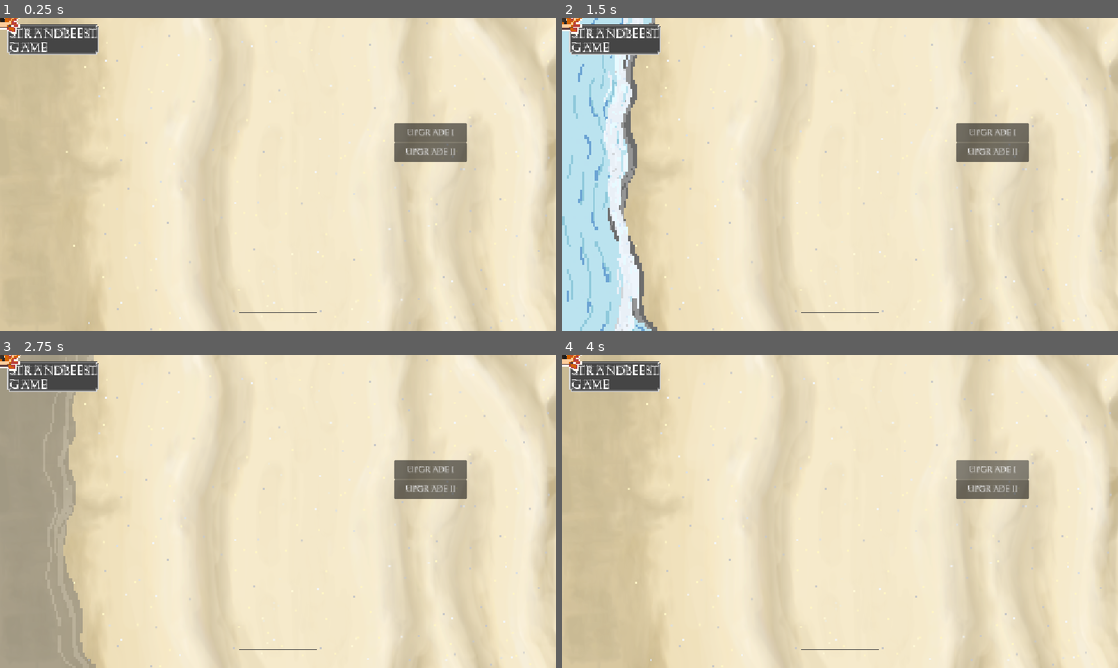
Above: before the commit, frames 1-4 (two rows, left to right).
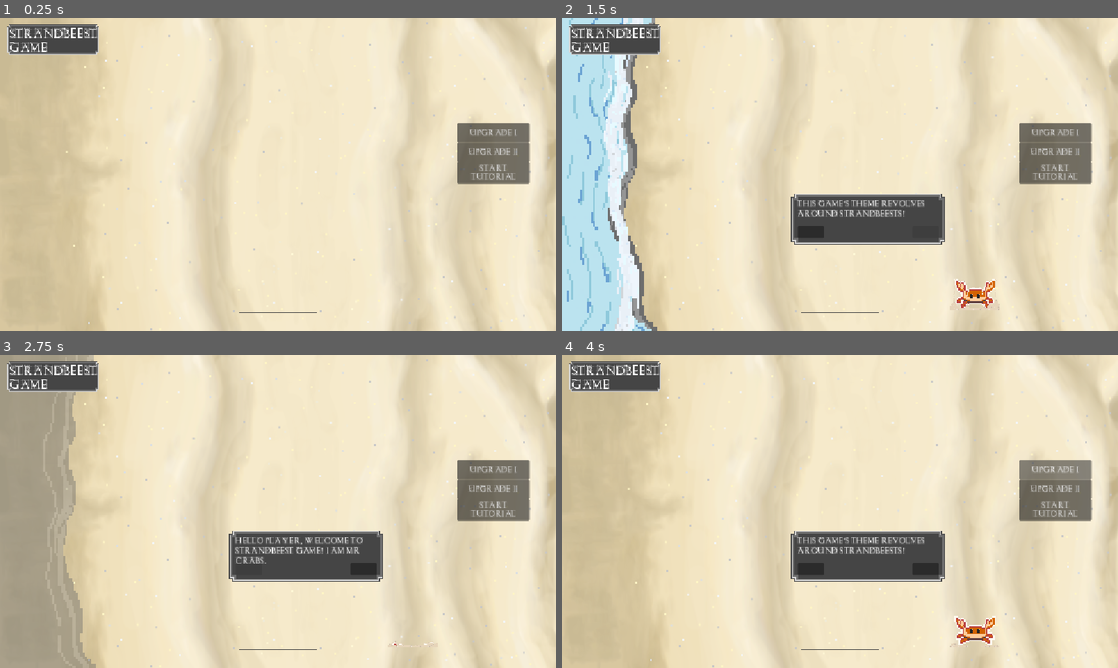
Above: after the commit, the same moments.

Repository: ArifD2286/Strandbeest-Game
Game: Godot game, scene res://Game.tscn
Same seed, same stepped clock (60 frames per second), same inputs: the game is played once before the commit and once after it.
Inputs (mouse positions are in pixels of both pictures, inside the frame that each line leads up to; where the layout moved, square brackets give the same spot in the first picture):
- Up to frame 1 (0.25 s): no input
- Up to frame 2 (1.5 s): click (1056, 171) [562, 21] at 0.5 s; click (923, 230) [562, 21] at 1.25 s
- Up to frame 3 (2.75 s): click (250, 567) [0, 358] at 2 s
- Up to frame 4 (4 s): click (923, 567) [562, 358] at 2.75 s; click "Upgrade i" at 3.5 s

The runs differ from the first frame. In frame 1, 3.9% of the frame differs, in the area x 0-96%, y 0-54%; in frame 2, 8.8%, in the area x 0-96%, y 0-94%; in frame 3, 8.4%; in frame 4, 8.8%.
Error before the commit: Invalid assignment of property or key 'visibile' with value of type 'bool' on a base object of type 'Label'. (res://tutorial.gd:24)

Commit message:
Update 4.2
Changes:
- Continued on tutorial mechanics (unfinished)
- Added crab's spawning animation

Bugs:
- Crab idle animation does not play once crab spawning animation finishes

Diff:
--- a/strandbeest-game/Game.tscn
+++ b/strandbeest-game/Game.tscn
@@ -20,6 +20,7 @@
 [ext_resource type="Script" uid="uid://bm8kge4b8egxa" path="res://cloud_3.gd" id="18_cpsxm"]
 [ext_resource type="Texture2D" uid="uid://osjvb633a141" path="res://assets/crab idle.png" id="18_wuoie"]
 [ext_resource type="Script" uid="uid://dcw15ic0gam3p" path="res://tutorial.gd" id="20_cpsxm"]
+[ext_resource type="Texture2D" uid="uid://uv5kp0kxoone" path="res://assets/Sand.png" id="20_hmewc"]
 
 [sub_resource type="RectangleShape2D" id="RectangleShape2D_gta21"]
 
@@ -30,6 +31,86 @@
 [sub_resource type="AtlasTexture" id="AtlasTexture_cpsxm"]
 atlas = ExtResource("18_wuoie")
 region = Rect2(70, 0, 70, 48)
+
+[sub_resource type="AtlasTexture" id="AtlasTexture_7ged1"]
+atlas = ExtResource("20_hmewc")
+region = Rect2(0, 0, 70, 48)
+
+[sub_resource type="AtlasTexture" id="AtlasTexture_0mevm"]
+atlas = ExtResource("20_hmewc")
+region = Rect2(70, 0, 70, 48)
+
+[sub_resource type="AtlasTexture" id="AtlasTexture_w2501"]
+atlas = ExtResource("20_hmewc")
+region = Rect2(140, 0, 70, 48)
+
+[sub_resource type="AtlasTexture" id="AtlasTexture_jsoai"]
+atlas = ExtResource("20_hmewc")
+region = Rect2(210, 0, 70, 48)
+
+[sub_resource type="AtlasTexture" id="AtlasTexture_bisgb"]
+atlas = ExtResource("20_hmewc")
+region = Rect2(280, 0, 70, 48)
+
+[sub_resource type="AtlasTexture" id="AtlasTexture_y5ctq"]
+atlas = ExtResource("20_hmewc")
+region = Rect2(350, 0, 70, 48)
+
+[sub_resource type="AtlasTexture" id="AtlasTexture_w7ht3"]
+atlas = ExtResource("20_hmewc")
+region = Rect2(420, 0, 70, 48)
+
+[sub_resource type="AtlasTexture" id="AtlasTexture_8ktx7"]
+atlas = ExtResource("20_hmewc")
+region = Rect2(490, 0, 70, 48)
+
+[sub_resource type="AtlasTexture" id="AtlasTexture_hwsgv"]
+atlas = ExtResource("20_hmewc")
+region = Rect2(560, 0, 70, 48)
+
+[sub_resource type="AtlasTexture" id="AtlasTexture_gebyw"]
+atlas = ExtResource("20_hmewc")
+region = Rect2(630, 0, 70, 48)
+
+[sub_resource type="AtlasTexture" id="AtlasTexture_4my3f"]
+atlas = ExtResource("20_hmewc")
+region = Rect2(700, 0, 70, 48)
+
+[sub_resource type="AtlasTexture" id="AtlasTexture_aeq37"]
+atlas = ExtResource("20_hmewc")
+region = Rect2(770, 0, 70, 48)
+
+[sub_resource type="AtlasTexture" id="AtlasTexture_suycs"]
+atlas = ExtResource("20_hmewc")
+region = Rect2(840, 0, 70, 48)
+
+[sub_resource type="AtlasTexture" id="AtlasTexture_202ut"]
+atlas = ExtResource("20_hmewc")
+region = Rect2(910, 0, 70, 48)
+
+[sub_resource type="AtlasTexture" id="AtlasTexture_5he1h"]
+atlas = ExtResource("20_hmewc")
+region = Rect2(980, 0, 70, 48)
+
+[sub_resource type="AtlasTexture" id="AtlasTexture_xwkxq"]
+atlas = ExtResource("20_hmewc")
+region = Rect2(1050, 0, 70, 48)
+
+[sub_resource type="AtlasTexture" id="AtlasTexture_wdm1y"]
+atlas = ExtResource("20_hmewc")
+region = Rect2(1120, 0, 70, 48)
+
+[sub_resource type="AtlasTexture" id="AtlasTexture_hxy8k"]
+atlas = ExtResource("20_hmewc")
+region = Rect2(1190, 0, 70, 48)
+
+[sub_resource type="AtlasTexture" id="AtlasTexture_2t1a5"]
+atlas = ExtResource("20_hmewc")
+region = Rect2(1260, 0, 70, 48)
+
+[sub_resource type="AtlasTexture" id="AtlasTexture_8576b"]
+atlas = ExtResource("20_hmewc")
+region = Rect2(1330, 0, 70, 48)
 
 [sub_resource type="SpriteFrames" id="SpriteFrames_gta21"]
 animations = [{
@@ -44,10 +125,70 @@
 "name": &"Crab Idle",
 "speed": 1.2
 }, {
-"frames": [],
+"frames": [{
+"duration": 1.0,
+"texture": SubResource("AtlasTexture_7ged1")
+}, {
+"duration": 1.0,
+"texture": SubResource("AtlasTexture_0mevm")
+}, {
+"duration": 1.0,
+"texture": SubResource("AtlasTexture_w2501")
+}, {
+"duration": 1.0,
+"texture": SubResource("AtlasTexture_jsoai")
+}, {
+"duration": 1.0,
+"texture": SubResource("AtlasTexture_bisgb")
+}, {
+"duration": 1.0,
+"texture": SubResource("AtlasTexture_y5ctq")
+}, {
+"duration": 1.0,
+"texture": SubResource("AtlasTexture_w7ht3")
+}, {
+"duration": 1.0,
+"texture": SubResource("AtlasTexture_8ktx7")
+}, {
+"duration": 1.0,
+"texture": SubResource("AtlasTexture_hwsgv")
+}, {
+"duration": 1.0,
+"texture": SubResource("AtlasTexture_gebyw")
+}, {
+"duration": 1.0,
+"texture": SubResource("AtlasTexture_4my3f")
+}, {
+"duration": 1.0,
+"texture": SubResource("AtlasTexture_aeq37")
+}, {
+"duration": 1.0,
+"texture": SubResource("AtlasTexture_suycs")
+}, {
+"duration": 1.0,
+"texture": SubResource("AtlasTexture_202ut")
+}, {
+"duration": 1.0,
+"texture": SubResource("AtlasTexture_5he1h")
+}, {
+"duration": 1.0,
+"texture": SubResource("AtlasTexture_xwkxq")
+}, {
+"duration": 1.0,
+"texture": SubResource("AtlasTexture_wdm1y")
+}, {
+"duration": 1.0,
+"texture": SubResource("AtlasTexture_hxy8k")
+}, {
+"duration": 1.0,
+"texture": SubResource("AtlasTexture_2t1a5")
+}, {
+"duration": 1.0,
+"texture": SubResource("AtlasTexture_8576b")
+}],
 "loop": 1,
 "name": &"Crab Spawn",
-"speed": 5.0
+"speed": 10.0
 }]
 
 [sub_resource type="RectangleShape2D" id="RectangleShape2D_s33ni"]
@@ -148,13 +289,14 @@
 color = Color(0.27058825, 0.27058825, 0.27058825, 1)
 
 [node name="Crab (narrator)" type="CharacterBody2D" parent="." unique_id=797984074]
+position = Vector2(856, 568)
 script = ExtResource("18_bvhbk")
 
 [node name="AnimatedSprite2D" type="AnimatedSprite2D" parent="Crab (narrator)" unique_id=2146181064]
 texture_filter = 1
 scale = Vector2(1.5004797, 1.5004797)
 sprite_frames = SubResource("SpriteFrames_gta21")
-animation = &"Crab Spawn"
+animation = &"Crab Idle"
 
 [node name="CollisionShape2D" type="CollisionShape2D" parent="Crab (narrator)" unique_id=2120320153]
 shape = SubResource("RectangleShape2D_s33ni")
@@ -168,17 +310,17 @@
 offset_bottom = 628.0
 
 [node name="Upgrade 1" type="Button" parent="UI" unique_id=1421568814]
-offset_left = 817.0
+offset_left = 947.0
 offset_top = 218.0
-offset_right = 967.0
+offset_right = 1097.0
 offset_bottom = 258.0
 theme_override_fonts/font = ExtResource("1_xkndl")
 text = "Upgrade i"
 
 [node name="Upgrade 2" type="Button" parent="UI" unique_id=1708285578]
-offset_left = 817.0
+offset_left = 947.0
 offset_top = 258.0
-offset_right = 967.0
+offset_right = 1097.0
 offset_bottom = 298.0
 theme_override_fonts/font = ExtResource("1_xkndl")
 text = "Upgrade ii"
@@ -190,22 +332,52 @@
 offset_bottom = 40.0
 script = ExtResource("20_cpsxm")
 
+[node name="Text Box" type="TextureRect" parent="UI/Tutorial" unique_id=275196930]
+layout_mode = 0
+offset_left = 475.0
+offset_top = 361.0
+offset_right = 794.0
+offset_bottom = 472.0
+texture = ExtResource("11_yyih5")
+expand_mode = 1
+stretch_mode = 5
+
 [node name="Back Button" type="Button" parent="UI/Tutorial" unique_id=1582271071]
 layout_mode = 0
-offset_right = 8.0
-offset_bottom = 8.0
+offset_left = 488.0
+offset_top = 431.0
+offset_right = 543.0
+offset_bottom = 456.0
 
 [node name="Next Button" type="Button" parent="UI/Tutorial" unique_id=48632995]
 layout_mode = 0
-offset_right = 8.0
-offset_bottom = 8.0
+offset_left = 726.0
+offset_top = 431.0
+offset_right = 781.0
+offset_bottom = 456.0
 
 [node name="Start Tutorial" type="Button" parent="UI/Tutorial" unique_id=171098884]
 layout_mode = 0
-offset_right = 8.0
-offset_bottom = 8.0
+offset_left = 947.0
+offset_top = 298.0
+offset_right = 1097.0
+offset_bottom = 343.0
+theme_override_fonts/font = ExtResource("1_xkndl")
+text = "Start
+Tutorial"
 
 [node name="Dialogue" type="Label" parent="UI/Tutorial" unique_id=2030920503]
 layout_mode = 0
+offset_left = 487.0
+offset_top = 376.0
+offset_right = 780.0
+offset_bottom = 412.0
+theme_override_fonts/font = ExtResource("1_xkndl")
+theme_override_font_sizes/font_size = 16
+text = "hi"
+autowrap_mode = 2
+
+[node name="TextureRect" type="TextureRect" parent="UI/Tutorial" unique_id=722616852]
+layout_mode = 0
 offset_right = 40.0
-offset_bottom = 23.0
+offset_bottom = 40.0
--- a/strandbeest-game/crab.gd
+++ b/strandbeest-game/crab.gd
@@ -1,22 +1,22 @@
 extends CharacterBody2D
 
 
-@onready var animation = $AnimatedSprite2D
+@onready var crab = $AnimatedSprite2D
 @onready var tutorial = get_node("/root/Node2D/UI/Tutorial")
+# Reminder: To get a variable from a different node, you first must use get_node
+# and then add the node's name, (node name.variable name)
 
-var loop_amount: float = 3.0
+func _ready() -> void:
+	crab.visible = false
+	crab.animation_finished.connect(_on_animation_finished)
 
 func _process(delta: float) -> void:
-	# Reminder: To get a variable from a different node, you first must use get_node
-	# and then add the node's name, (node name.variable name)
-	if tutorial.tutorial_playing == true:
-		play_animation()
-
-
-func play_animation():
-	animation.animation_finished.connect(_on_animation_finished)
-	animation.play("Crab Idle")
+	if tutorial.tutorial_playing == true and not crab.visible:
+		crab.visible = true
+		crab.play("Crab Spawn")
 
 func _on_animation_finished():
-	if animation.animation == "Crab Idle":
-		animation.play()
+	if crab.animation == "Crab Idle":
+		crab.play("Crab Spawn")
+	elif crab.animation == "Crab Idle":
+		crab.play("Crab Idle")
--- a/strandbeest-game/tutorial.gd
+++ b/strandbeest-game/tutorial.gd
@@ -14,30 +14,78 @@
 @onready var back_button = $"Back Button"
 @onready var next_button = $"Next Button"
 @onready var start_tutorial = $"Start Tutorial"
+@onready var text_box = $"Text Box"
+
+var tutorial_playing: bool = false
+var _state: String = "Phase 1"
+
+func _ready() -> void:
+	dialogue.visible = false
+	text_box.visible = false
+	back_button.visible = false
+	next_button.visible = false
+	start_tutorial.pressed.connect(_on_start_tutorial_pressed)
+	back_button.pressed.connect(_back_button_pressed)
+	next_button.pressed.connect(_next_button_pressed)
 
 
-var tutorial_playing: bool = false
-var _state: String = "Tutorial finished"
+func _on_start_tutorial_pressed() -> void:
+	tutorial_playing = true
+	_state = "State 1"
+	update_display()
+
+# We must use [func] block so that the button has something to connect to,
+# [variable name for node (from @onready var ... = $(node name)).pressed.connect(function)]
+
+# We cannot just use:
+# if next_button.pressed:
+# 	_state = "Phase 2"
+# because a button needs to connect to a function as said earlier.
+
+# Each button would also have its own specific function, so we need 2 seperate functions.
+# One function for when the player presses back button and another for next button.
 
 
-func _ready() -> void:
-	dialogue.visibile = false
-	back_button.visible = false
-	next_button.visible = false
+func _back_button_pressed() -> void:
+	match _state:
+		"State 2":
+			_state = "State 1"
+		"State 3":
+			_state = "State 2"
+	update_display()
 
-func _process(delta: float) -> void:
-	if start_tutorial.pressed:
-		tutorial_playing = true
-	if tutorial_playing == true:
-		match _state:
-			"Phase 1":
-				dialogue.visible = true
-				next_button.visible = true
-				dialogue.text = "Hello player, welcome to Strandbeest Game! I am Mr Crabs but you can call me ..."
-				if next_button.pressed:
-					_state = "Phase 2"
-			"Phase 2":
-				dialogue.visible = true
-				next_button.visible = true
-				back_button.visible = true
-				dialogue.text = "This game "
+
+func _next_button_pressed() -> void:
+	match _state:
+		"State 1":
+			_state = "State 2"
+		"State 2":
+			_state = "State 3"
+		"State 3":
+			_state = "End State"
+	update_display()
+
+func update_display() -> void:
+	dialogue.visible = true
+	text_box.visible = true
+	match _state:
+		"State 1":
+			next_button.visible = true
+			dialogue.text = "Hello player, welcome to Strandbeest Game! I am Mr Crabs."
+
+		"State 2":
+			next_button.visible = true
+			back_button.visible = true
+			dialogue.text = "This game's theme revolves around Strandbeests!"
+
+		"State 3":
+			next_button.visible = true
+			back_button.visible = true
+			dialogue.text = "So the way the game works..."
+
+		"End State":
+			next_button.visible = false
+			back_button.visible = false
+			dialogue.visible = false
+			text_box.visible = false
+			tutorial_playing = false
Binary file added: strandbeest-game/assets/Sand.png
Not shown, added: strandbeest-game/assets/Sand.png.import
